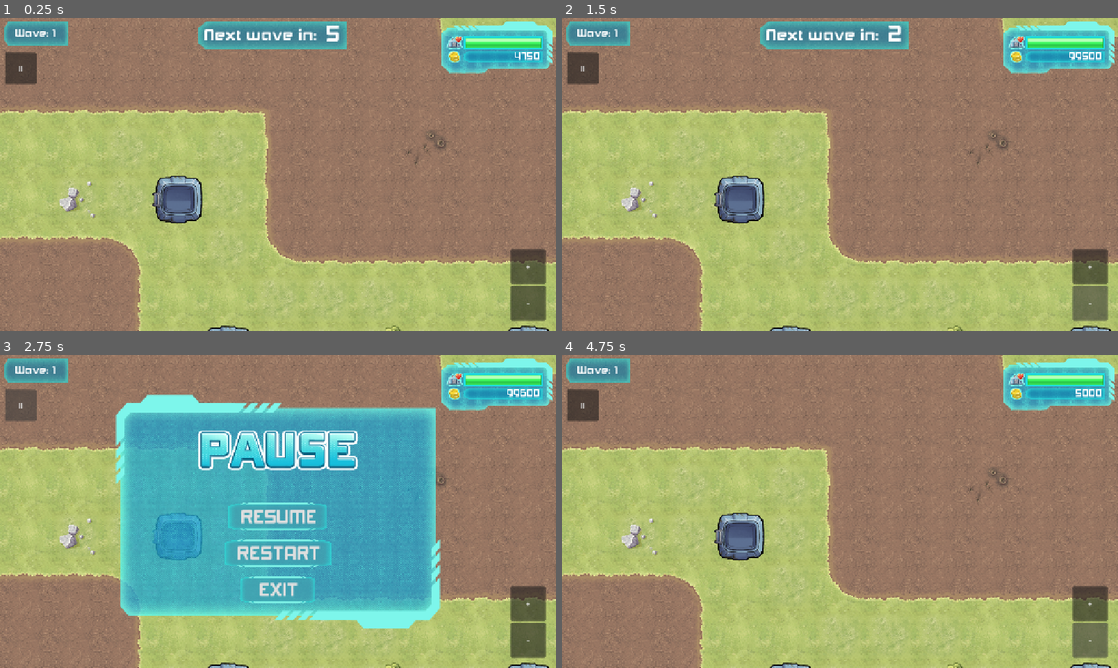
Above: before the commit, frames 1-4 (two rows, left to right).
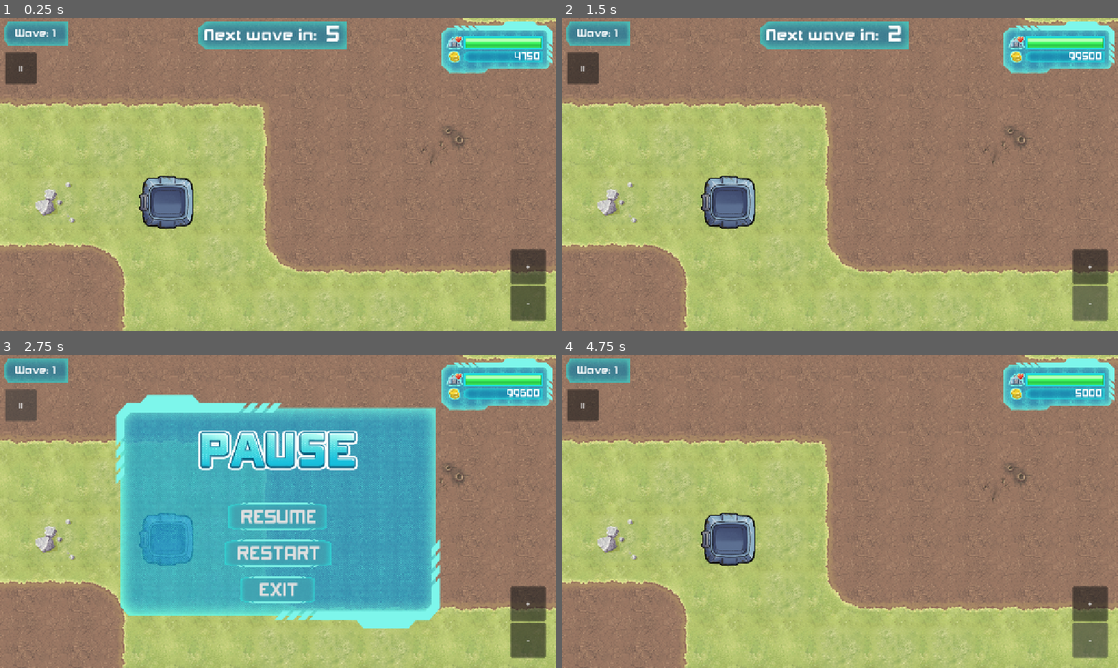
Above: after the commit, the same moments.

Repository: cykgames/003-outpost
Game: Godot game, scene res://tools/regression.tscn
Same seed, same stepped clock (60 frames per second), same inputs: the game is played once before the commit and once after it. This scene is started directly instead of the project's main scene.
Inputs:
- Up to frame 1 (0.25 s): no input
- Up to frame 2 (1.5 s): click "+" at 0.5 s; click "-" at 1.25 s
- Up to frame 3 (2.75 s): click "II" at 2 s
- Up to frame 4 (4.75 s): click "RESTART" at 2.75 s; click "+" at 3.5 s; click "-" at 4.25 s

The runs differ from the first frame. In frame 1, 11% of the frame differs, in the area x 0-100%, y 0-100%; in frame 2, 11%; in frame 3, 6.6%; in frame 4, 11%.

Commit message:
touch: two-finger pinch zoom + legibility pass
- new Camera2D.zoom_by() and raw ScreenTouch/ScreenDrag pinch tracking in
  map.gd (mouse-emulated pan/tap is suppressed while pinching)
- default zoom 0.9 -> 1.0: grass/dirt tile textures are clearly legible
- turret slot hit box measured at 128 design px = 192 px on 1080p, already
  above the 120 px minimum (the 92 px critic reading was the pre-P0 zoom)
- tools/regression.gd: pinch + hit-box assertions (20/20 PASS, headless)

Diff:
--- a/scenes/maps/camera2D/camera2D.gd
+++ b/scenes/maps/camera2D/camera2D.gd
@@ -43,5 +43,15 @@
 	set_physics_process(true)
 
 
+## Multiplies the target zoom by [param factor] (pinch gesture), clamped to
+## [min_zoom, max_zoom]. Added for the touch build: the HUD +/- buttons are
+## coarse, a pinch is how players actually frame the battlefield.
+func zoom_by(factor: float) -> void:
+	if factor <= 0.0 or is_nan(factor):
+		return
+	target_zoom = clampf(target_zoom * factor, min_zoom, max_zoom)
+	set_physics_process(true)
+
+
 func center_on(world_pos: Vector2) -> void:
 	position = world_pos
--- a/scenes/maps/map.gd
+++ b/scenes/maps/map.gd
@@ -11,7 +11,7 @@
 
 const STARTING_MONEY := 5000
 const TAP_THRESHOLD := 16.0  # screen px before a press counts as a drag
-const INITIAL_ZOOM := 0.9
+const INITIAL_ZOOM := 1.0
 
 @onready var objective := $Objective as Objective
 @onready var spawner := $Spawner as Spawner
@@ -22,6 +22,12 @@
 var _dragging := false
 var _press_pos := Vector2.ZERO
 var _last_pos := Vector2.ZERO
+## Live touch points by finger index (screen space) and pinch bookkeeping.
+## Pinch needs the raw touch stream: the mouse-emulation path only ever sees
+## one pointer, so a two-finger spread has to be tracked here.
+var _touches := {}
+var _pinching := false
+var _pinch_dist := 0.0
 
 
 func _ready() -> void:
@@ -54,6 +60,13 @@
 
 
 func _unhandled_input(event: InputEvent) -> void:
+	# Raw touch tracking first: two fingers = pinch zoom. While pinching the
+	# emulated-mouse pan/tap path is suppressed so a pinch never pans.
+	if event is InputEventScreenTouch or event is InputEventScreenDrag:
+		_track_touch(event)
+		return
+	if _pinching:
+		return
 	if event is InputEventMouseButton:
 		if event.pressed:
 			match event.button_index:
@@ -82,6 +95,44 @@
 			_last_pos = event.position
 
 
+func _pinch_distance() -> float:
+	var pts: Array = _touches.values()
+	if pts.size() < 2:
+		return 0.0
+	return (pts[0] as Vector2).distance_to(pts[1] as Vector2)
+
+
+## Track the raw touch stream and drive pinch zoom.
+## Two fingers down -> pinch mode; the distance ratio between frames becomes
+## the zoom factor, so the world moves with the fingers. Releasing every
+## finger leaves pinch mode and hands control back to pan/tap.
+func _track_touch(event: InputEvent) -> void:
+	var touch := event as InputEventScreenTouch
+	if touch != null:
+		if touch.pressed:
+			_touches[touch.index] = touch.position
+			if _touches.size() >= 2:
+				_pinching = true
+				_pressing = false
+				_dragging = false
+				_pinch_dist = _pinch_distance()
+		else:
+			_touches.erase(touch.index)
+			if _touches.is_empty():
+				_pinching = false
+				_pinch_dist = 0.0
+		return
+	var drag := event as InputEventScreenDrag
+	if drag == null or not _touches.has(drag.index):
+		return
+	_touches[drag.index] = drag.position
+	if _pinching and _touches.size() >= 2:
+		var d := _pinch_distance()
+		if _pinch_dist > 1.0 and d > 1.0:
+			camera.zoom_by(d / _pinch_dist)
+		_pinch_dist = d
+
+
 func _notification(what: int) -> void:
 	# Android hardware back button toggles the pause menu (unless game over).
 	if what == NOTIFICATION_WM_GO_BACK_REQUEST and not Global.is_gameover:
--- a/tools/regression.gd
+++ b/tools/regression.gd
@@ -80,14 +80,18 @@
 				stage = 3
 		3:
 			if frame >= 26:
-				_stage_combat_setup()
+				_stage_pinch()
 				stage = 4
 		4:
+			if frame >= 32:
+				_stage_combat_setup()
+				stage = 5
+		5:
 			_stage_combat_poll()
 			if combat_done or frame >= 800:
 				_stage_combat_report()
-				stage = 5
-		5:
+				stage = 6
+		6:
 			if frame >= 810 or combat_done:
 				_stage_lose()
 				_finish()
@@ -103,7 +107,15 @@
 	_check("turret slots found (got %d)" % slots.size(), slots.size() >= 7)
 	_check("objective health == 500", map.objective.health == 500)
 	_check("starting money == 5000", Global.money == 5000)
-	_check("camera zoom initialized to 0.9", is_equal_approx(cam.zoom.x, 0.9))
+	_check("camera zoom initialized to 1.0", is_equal_approx(cam.zoom.x, 1.0))
+	# Touch-target size guard: the slot hit box must stay >= 120 px on a
+	# 1080p phone. Design 1280x720 -> 1080p landscape scale = 1080/720 = 1.5.
+	var hit := 0.0
+	for child in slots[0].get_children():
+		if child is CollisionShape2D and child.shape is RectangleShape2D:
+			hit = child.shape.size.x * cam.zoom.x
+	_check("turret slot hit box %.0f design px (%.0f px on 1080p)" % [hit, hit * 1.5],
+			hit * 1.5 >= 120.0)
 
 
 func _stage_placement() -> void:
@@ -147,6 +159,40 @@
 		_tap_slot._handle_tap()
 		_check("tap handler opens build popup on empty slot", _tap_slot.turret_popup.visible)
 	_tap_slot.turret_popup.hide()
+
+
+func _push_touch(index: int, pressed: bool, pos: Vector2) -> void:
+	var e := InputEventScreenTouch.new()
+	e.index = index
+	e.pressed = pressed
+	e.position = pos
+	get_viewport().push_input(e)
+
+
+func _push_drag(index: int, pos: Vector2) -> void:
+	var e := InputEventScreenDrag.new()
+	e.index = index
+	e.position = pos
+	get_viewport().push_input(e)
+
+
+## Two-finger pinch: fingers spread 200 -> 400 px apart, so the zoom target
+## must roughly double (clamped by max_zoom).
+func _stage_pinch() -> void:
+	var before := cam.zoom.x
+	Engine.time_scale = 1.0
+	_push_touch(0, true, Vector2(400, 300))
+	_push_touch(1, true, Vector2(600, 300))
+	for i in range(1, 5):
+		_push_drag(0, Vector2(400 - 50 * i, 300))
+		_push_drag(1, Vector2(600 + 50 * i, 300))
+	_push_touch(0, false, Vector2(200, 300))
+	_push_touch(1, false, Vector2(800, 300))
+	_check("pinch doubles the zoom target (%.2f -> %.2f)" % [before, cam.target_zoom],
+			cam.target_zoom >= before * 1.5)
+	# pinch-zoom back out to the starting scale for the combat stages
+	cam.zoom = Vector2(before, before)
+	cam.target_zoom = before
 
 
 func _stage_combat_setup() -> void:
